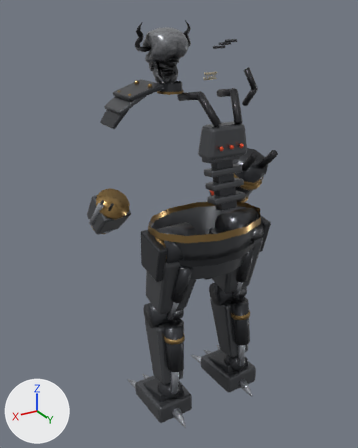
One commit to the glTF model public/assets/lab/twinhead-kit.gltf: the scene before it, then after it.
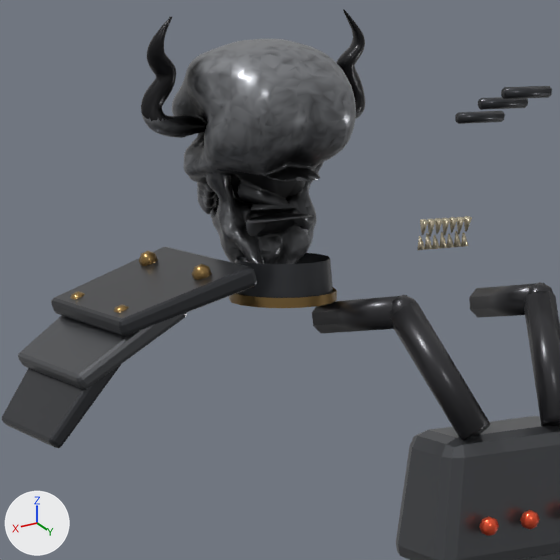
Old and new are each drawn whole from a 50 mm lens placed at (1.428, 2.069, 2.27), pointed at (0.009, -0.297, 1.087) and again close up on the part from 28% to 67% of the width and 4% to 35% of the height. Arrows for +X, +Y and +Z are at lower left; the lights stay in place. The older version's two pictures come first. Vertices at exactly the same position are counted once.
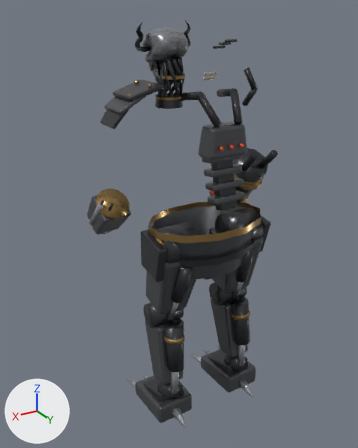
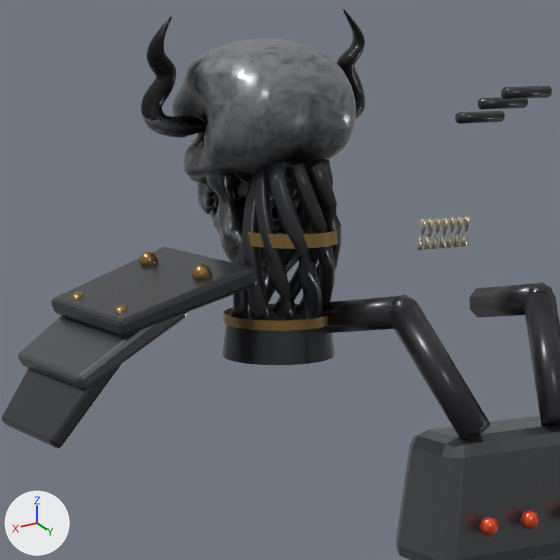
Pixel boxes [x1, y1, x2, y2] of what changed, in the close-ups (560 x 560 px):
part 1 of me_mesh_0, added (brown)
    after: [223, 304, 327, 331]
part 2 of me_mesh_0, added
    after: [223, 307, 335, 365]
part 3 of me_mesh_0, built on
    before: [213, 55, 337, 308]
    after: [217, 51, 341, 321]
part 4 of me_mesh_0, recoloured
    before: [241, 151, 322, 258]
    after: [262, 152, 326, 281]

The change, as a diff of the scene's bpy script:
```diff
--- a/public/assets/lab/twinhead-kit.gltf.py
+++ b/public/assets/lab/twinhead-kit.gltf.py
@@ mat_eyeglow @@
+mat_eyeglow = principled_material('eyeglow')
+mat_eyeglow.base_color = (1.0, 0.12, 0.04)  # orange #ff6138
+mat_eyeglow.metallic = 0.7
+mat_eyeglow.roughness = 0.3
@@ me_mesh_0 @@
 # used by ob_mesh; location = (0.0, 0.0, 0.0)
-me_mesh_0.from_pydata(...)  # 19683 vertices, 38730 faces; spans x -0.59..0.56, y -0.81..0.22, z 0.0..2.23
+me_mesh_0.from_pydata(...)  # 20375 vertices, 40034 faces; spans x -0.59..0.56, y -0.81..0.22, z 0.0..2.23
+# me_mesh_0 part 1: a new loose piece of 36 vertices spanning x 0.11..0.24, y -0.19..-0.05, z 1.87..1.88, in mat_brass (brown #997c4b)
+# me_mesh_0 part 2: a new loose piece of 36 vertices spanning x 0.1..0.24, y -0.19..-0.05, z 1.83..1.88, in mat_iron (dark grey #424448)
+# me_mesh_0 part 3: 91 vertices moved within x 0.12..0.25, y -0.27..-0.07, z 1.92..2.18; 55 vertices removed from x 0.11..0.24, y -0.17..-0.04, z 1.9..1.95; 675 vertices added at x 0.11..0.24, y -0.18..-0.03, z 1.87..2.07
+# me_mesh_0 part 4: 37 kept faces spanning x 0.12..0.22, y -0.27..-0.06, z 1.91..2.11 get new vertex colours
 me_mesh_0.materials.append(mat_black)
@@ me_mesh_0 @@
 me_mesh_0.materials.append(mat_tooth)
+me_mesh_0.materials.append(mat_eyeglow)  # orange #ff6138
```
